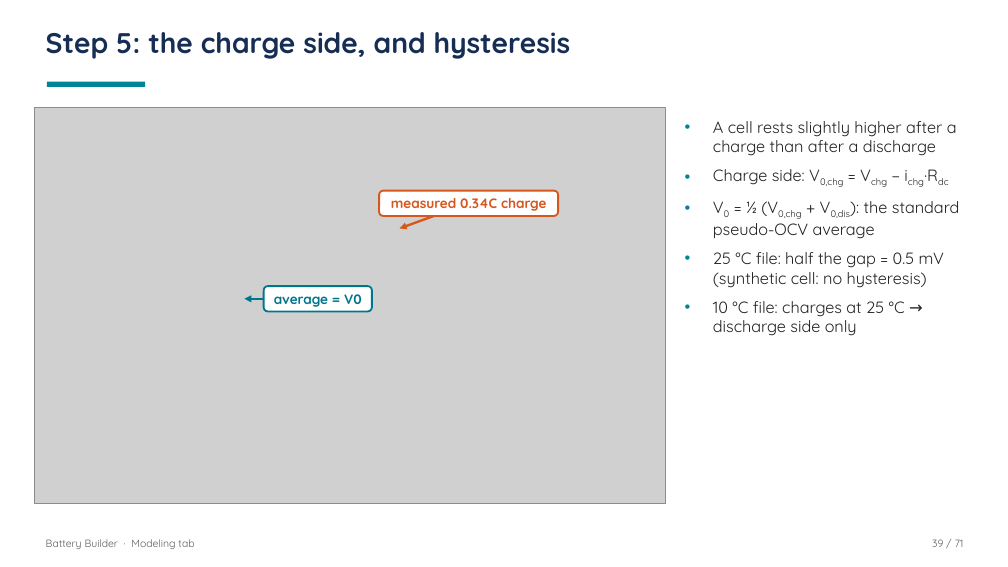
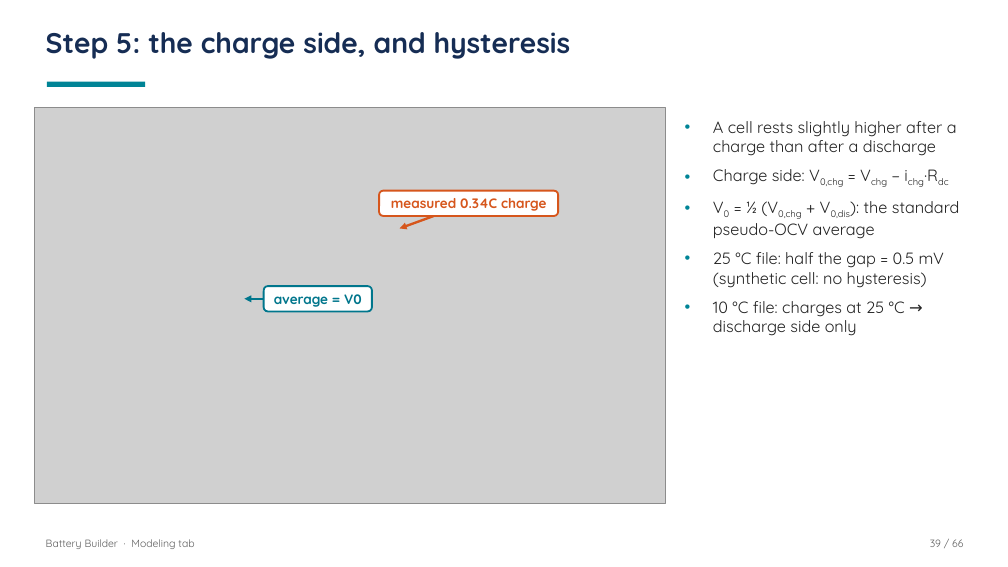
Before and after one commit to nathanhambleton1/BatteryBuilder, a slide deck: slide 39 of Modeling_Tab_Presentation.pptx. Drawn at 1008x567 pixels with LibreOffice and Linux fonts; fonts in the diff are those of the drawing; grey boxes stand for pictures. Boxes give left, top, right and bottom in pixels: in the first picture for what was removed or moved away, otherwise in the second. Text is boxed around its words. In the diff, an @@ line names an element or a change of style, - is before the commit and + after.

```diff
--- a/Modeling_Tab_Presentation.pptx
+++ b/Modeling_Tab_Presentation.pptx
@@ text at box(930, 539, 963, 547): text changed @@
-39 / 71
+39 / 66
```
Also in this commit, not shown: 51 other slides changed, 2 slides added, 7 slides removed, 20 other files.
